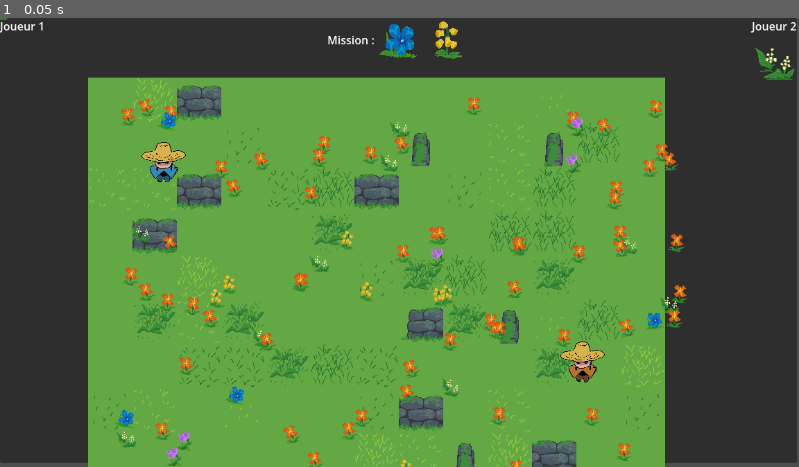
Above: before the commit, frame 1.
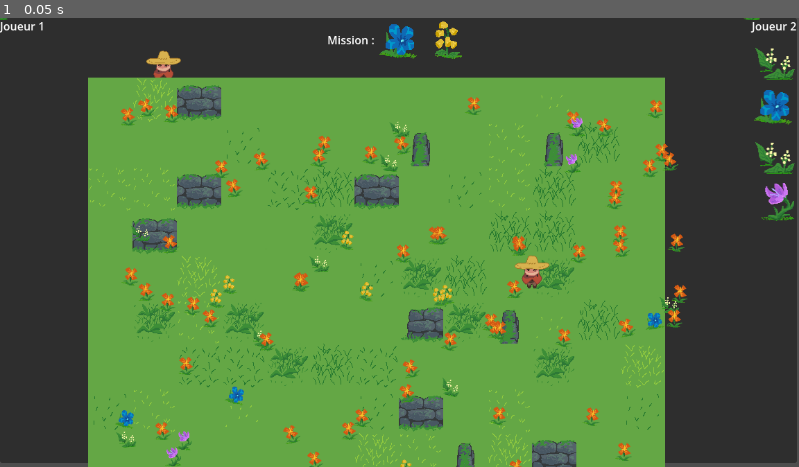
Above: after the commit, the same moment.

Repository: FablabMurat/2025GameJamCantal-1
Game: Godot game, scene res://root.tscn
The game is run twice, just before and just after one commit, with the same random seed, the same clock (stepped at 60 frames per second) and the same inputs.
Inputs:
- Up to frame 1 (0.05 s): no input

The runs differ from the first frame. In frame 1, 1.6% of the frame differs, in the area x 17-100%, y 0-82%.

Commit message:
ajout animation joueur + rename Sprite2D -> AnimatedSprite2D

Diff:
--- a/perso.gd
+++ b/perso.gd
@@ -26,9 +26,9 @@
 	bouger_haut = "move_up_%d" %  nperso
 	bouger_bas = "move_down_%d" %  nperso
 
-	$Sprite2D.texture = load("res://Ressources/Images/character_%02d_face.png" % np)
+	#$Sprite2D.texture = load("res://Ressources/Images/character_%02d_face.png" % np)
 	var rescale : float
-	rescale = 64.0 / $Sprite2D.texture.get_width()
+	rescale = 64.0 / 130 #130 = largeur png (ou c' est degueu)
 	scale.x = rescale
 	scale.y = rescale
 
@@ -49,6 +49,18 @@
 
 	velocity = direction.normalized() * (SPEED * (speedMultiplier + 1))
 	move_and_slide()
+
+	$AnimatedSprite2D.play()
+	if !velocity :
+		$AnimatedSprite2D.animation = "idle"
+	elif velocity :
+		if velocity.x != 0:
+			$AnimatedSprite2D.animation = "cote"
+			$AnimatedSprite2D.flip_h = velocity.x < 0
+		elif velocity.y > 0:
+			$AnimatedSprite2D.animation = "face"
+		elif velocity.y < 0:
+			$AnimatedSprite2D.animation = "dos"
 
 	#
 	#var collision = get_last_slide_collision()
--- a/perso.tscn
+++ b/perso.tscn
@@ -1,7 +1,69 @@
-[gd_scene load_steps=5 format=3 uid="uid://dtdr5is6lfnty"]
+[gd_scene load_steps=15 format=3 uid="uid://dtdr5is6lfnty"]
 
 [ext_resource type="Script" path="res://perso.gd" id="1_bcq8j"]
-[ext_resource type="Texture2D" uid="uid://c6ukonhwxuqiq" path="res://Ressources/Images/character_01_face.png" id="2_1tv8d"]
+[ext_resource type="Texture2D" uid="uid://d3yd0u2mep0kg" path="res://Ressources/Images/character_01_profil_run01.png" id="2_xl8j3"]
+[ext_resource type="Texture2D" uid="uid://ccurdx7xx6l0b" path="res://Ressources/Images/character_01_profil_run02.png" id="3_bcdbe"]
+[ext_resource type="Texture2D" uid="uid://dvy0if1h2iqxp" path="res://Ressources/Images/character_01_profil_run03.png" id="4_7j0gd"]
+[ext_resource type="Texture2D" uid="uid://50yoxu2j1up8" path="res://Ressources/Images/character_01_profil_run04.png" id="5_1lxcb"]
+[ext_resource type="Texture2D" uid="uid://d07nmpoumw0h1" path="res://Ressources/Images/character_01_face_down.png" id="6_e6rnk"]
+[ext_resource type="Texture2D" uid="uid://ydf0a8at7x7j" path="res://Ressources/Images/character_01_face_run01.png" id="7_mble8"]
+[ext_resource type="Texture2D" uid="uid://r4amgs4ni1lg" path="res://Ressources/Images/character_01_face_run02.png" id="8_ac2cw"]
+[ext_resource type="Texture2D" uid="uid://cke3wi2qs3df3" path="res://Ressources/Images/character_01_face_run03.png" id="9_4u07l"]
+[ext_resource type="Texture2D" uid="uid://kfij4eyoxqsw" path="res://Ressources/Images/character_01_face_run04.png" id="10_pohih"]
+[ext_resource type="Texture2D" uid="uid://baxqdmr75ebpo" path="res://Ressources/Images/character_01_face_idle.png" id="11_2kb85"]
+
+[sub_resource type="SpriteFrames" id="SpriteFrames_ips43"]
+animations = [{
+"frames": [{
+"duration": 1.0,
+"texture": ExtResource("2_xl8j3")
+}, {
+"duration": 1.0,
+"texture": ExtResource("3_bcdbe")
+}, {
+"duration": 1.0,
+"texture": ExtResource("4_7j0gd")
+}, {
+"duration": 1.0,
+"texture": ExtResource("5_1lxcb")
+}],
+"loop": true,
+"name": &"cote",
+"speed": 5.0
+}, {
+"frames": [{
+"duration": 1.0,
+"texture": ExtResource("6_e6rnk")
+}],
+"loop": true,
+"name": &"dos",
+"speed": 5.0
+}, {
+"frames": [{
+"duration": 1.0,
+"texture": ExtResource("7_mble8")
+}, {
+"duration": 1.0,
+"texture": ExtResource("8_ac2cw")
+}, {
+"duration": 1.0,
+"texture": ExtResource("9_4u07l")
+}, {
+"duration": 1.0,
+"texture": ExtResource("10_pohih")
+}],
+"loop": true,
+"name": &"face",
+"speed": 5.0
+}, {
+"frames": [{
+"duration": 1.0,
+"texture": ExtResource("11_2kb85")
+}],
+"loop": true,
+"name": &"idle",
+"speed": 5.0
+}]
 
 [sub_resource type="CircleShape2D" id="CircleShape2D_cvuxe"]
 radius = 205.156
@@ -18,9 +80,10 @@
 platform_floor_layers = 4294967040
 script = ExtResource("1_bcq8j")
 
-[node name="Sprite2D" type="Sprite2D" parent="."]
+[node name="AnimatedSprite2D" type="AnimatedSprite2D" parent="."]
 position = Vector2(0, -357)
-texture = ExtResource("2_1tv8d")
+sprite_frames = SubResource("SpriteFrames_ips43")
+animation = &"dos"
 
 [node name="CollisionShape2D" type="CollisionShape2D" parent="."]
 position = Vector2(-9, -205)
